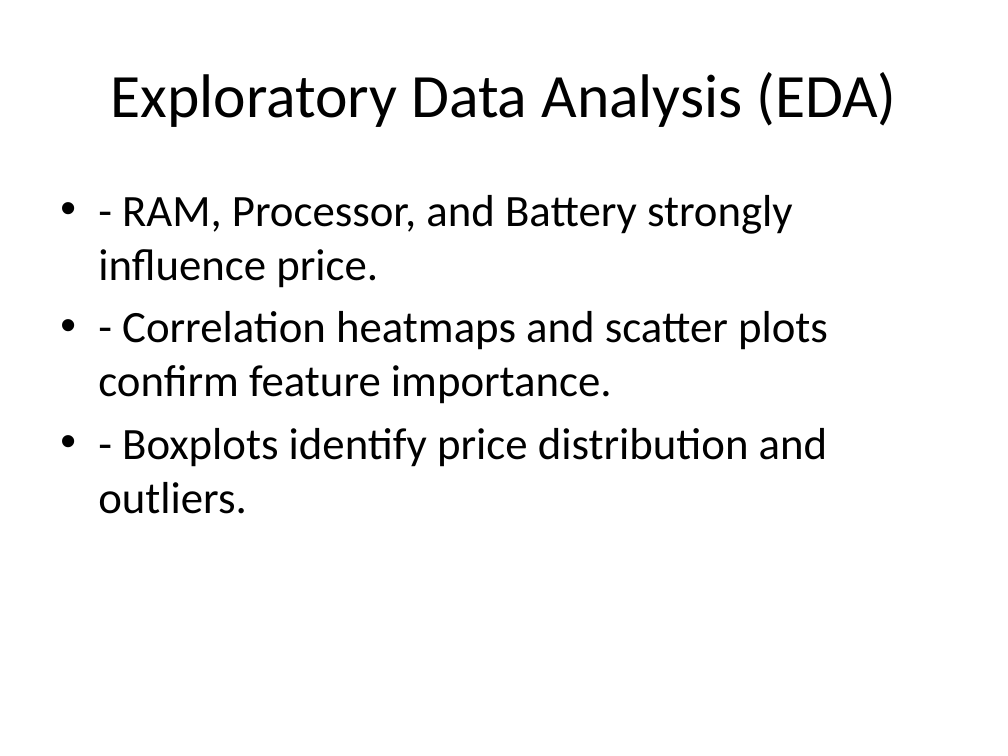
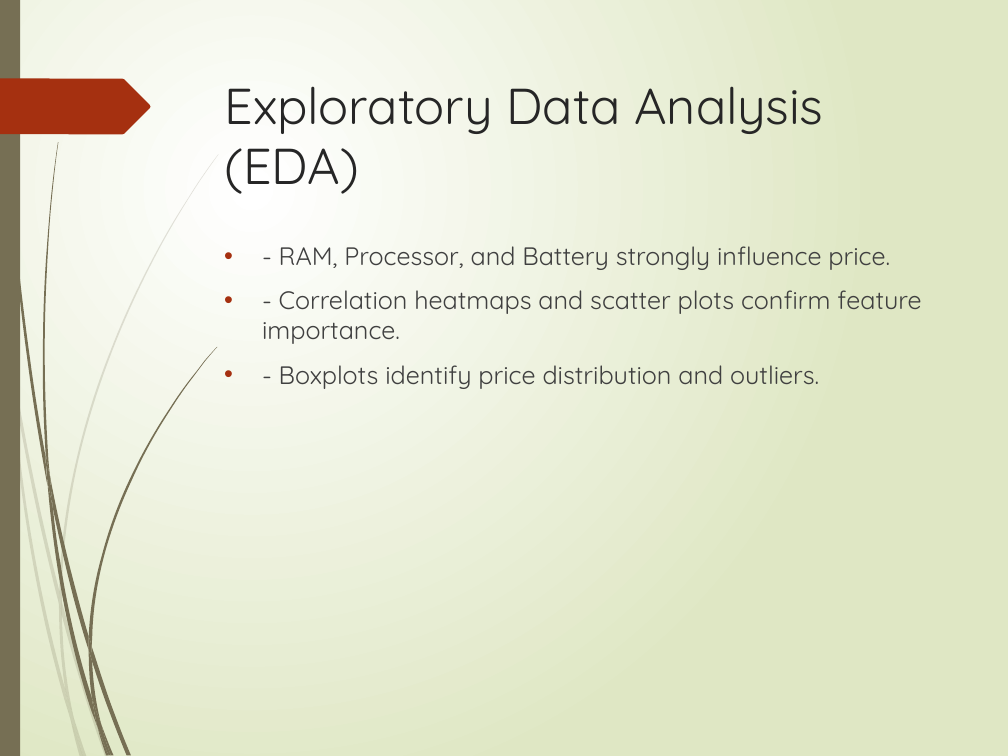
Before and after one commit to IrshadShaikh3181/Next_Hike-Project4, a slide deck: slide 5 of Mobile_Price_Prediction_Presentation1.pptx. Drawn at 1008x756 pixels with LibreOffice and Linux fonts; fonts in the diff are those of the drawing. Boxes give left, top, right and bottom in pixels: in the first picture for what was removed or moved away, otherwise in the second. Text is boxed around its words. In the diff, an @@ line names an element or a change of style, - is before the commit and + after.

```diff
--- a/Mobile_Price_Prediction_Presentation1.pptx
+++ b/Mobile_Price_Prediction_Presentation1.pptx
@@ background #FFFFFF to gradient #FFFFFF to #DFE8C4 @@
@@ rectangle added at <box>0,0,20,756</box>, fill #766F54 @@
@@ freeform shape added at <box>0,79,150,135</box>, fill #A53010 @@
@@ title "Exploratory Data Analysis (EDA)": place and size @@
-title "Exploratory Data Analysis (EDA)" at <box>110,72,896,127</box>
+title "Exploratory Data Analysis (EDA)" at <box>224,86,823,194</box>
@@ title "Exploratory Data Analysis (EDA)" at <box>224,86,823,194</box>: size 44 to 36 pt, font Calibri to Quicksand, text colour #000000 to #262626; alignment centre to left; vertical alignment middle to top @@
@@ text "- RAM, Processor, and Battery ...": place and size @@
-text "- RAM, Processor, and Battery ..." at <box>98,195,828,514</box>
+text "- RAM, Processor, and Battery ..." at <box>262,246,921,389</box>
@@ text "- RAM, Processor, and Battery ..." at <box>262,246,921,389</box>: size 32 to 18 pt, font Calibri to Quicksand, text colour #000000 to #404040; more space between paragraphs @@
@@ group added at <box>0,154,219,756</box>: 10 freeform shapes @@
@@ group added at <box>2,0,218,756</box>: 12 freeform shapes @@
```
Also in this commit, not shown: 10 other slides changed, 14 slides added, 1 slide removed.
